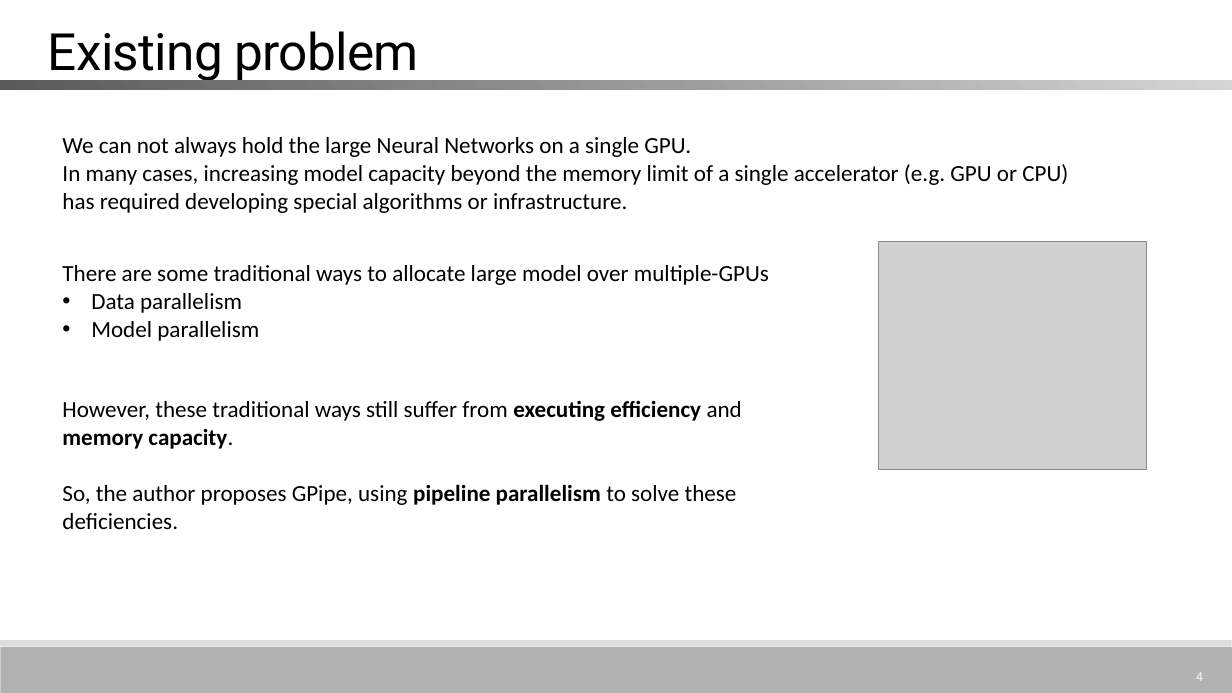
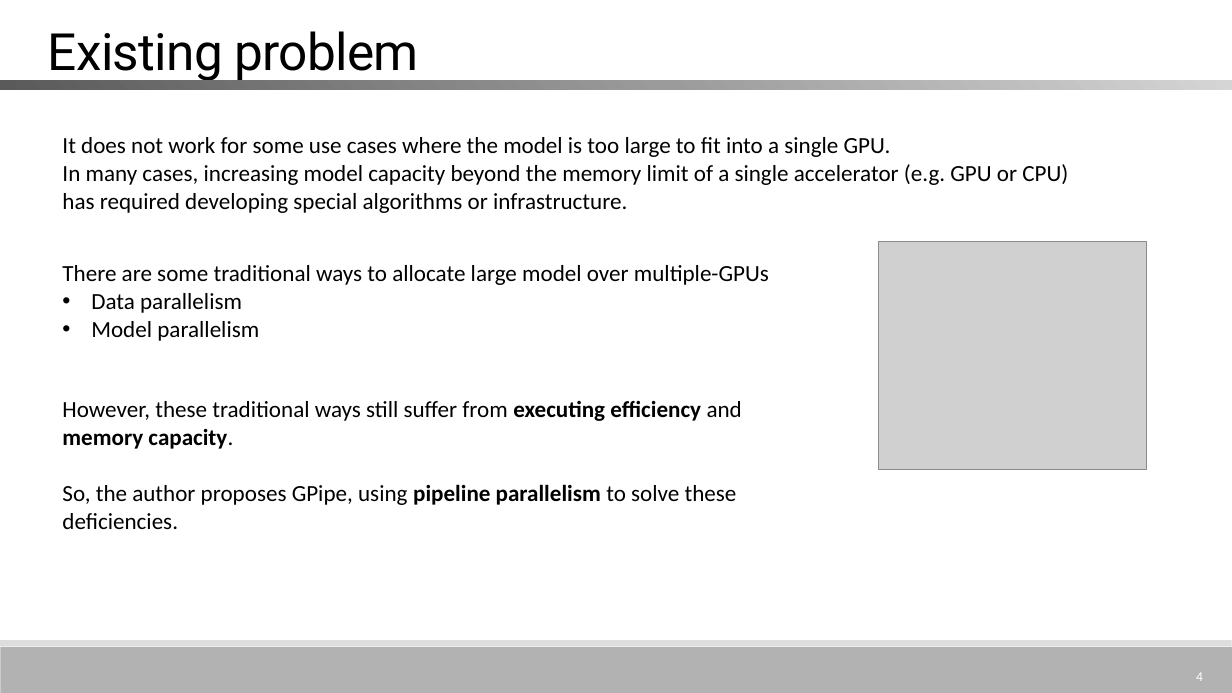
Before and after one commit to MitchellX/RecordCommand, a slide deck: slide 4 of GPipe.pptx. Drawn at 1232x693 pixels with LibreOffice and Linux fonts; fonts in the diff are those of the drawing; grey boxes stand for pictures. Boxes give left, top, right and bottom in pixels: in the first picture for what was removed or moved away, otherwise in the second. Text is boxed around its words. In the diff, an @@ line names an element or a change of style, - is before the commit and + after.

```diff
--- a/GPipe.pptx
+++ b/GPipe.pptx
@@ text at bbox=[62, 137, 891, 157]: text changed @@
-We can not always hold the large Neural Networks on a single GPU.
+It does not work for some use cases where the model is too large to fit into a single GPU.
```
Also in this commit, not shown: 10 other slides changed, 17 slides added, 12 slides removed.
